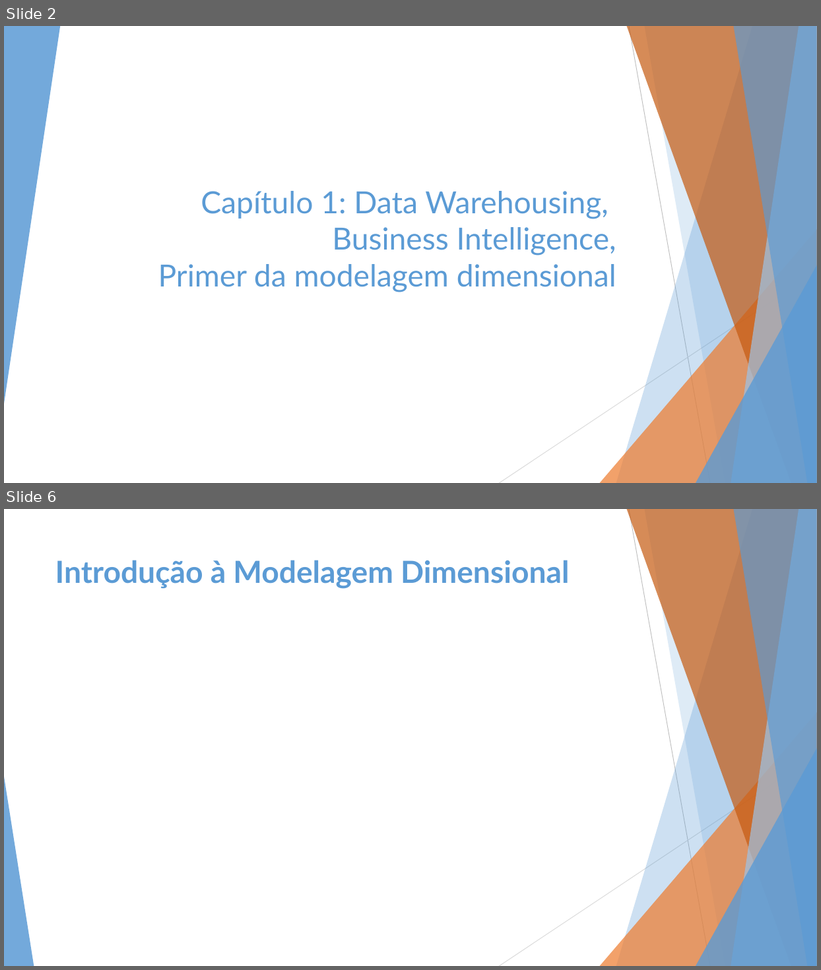
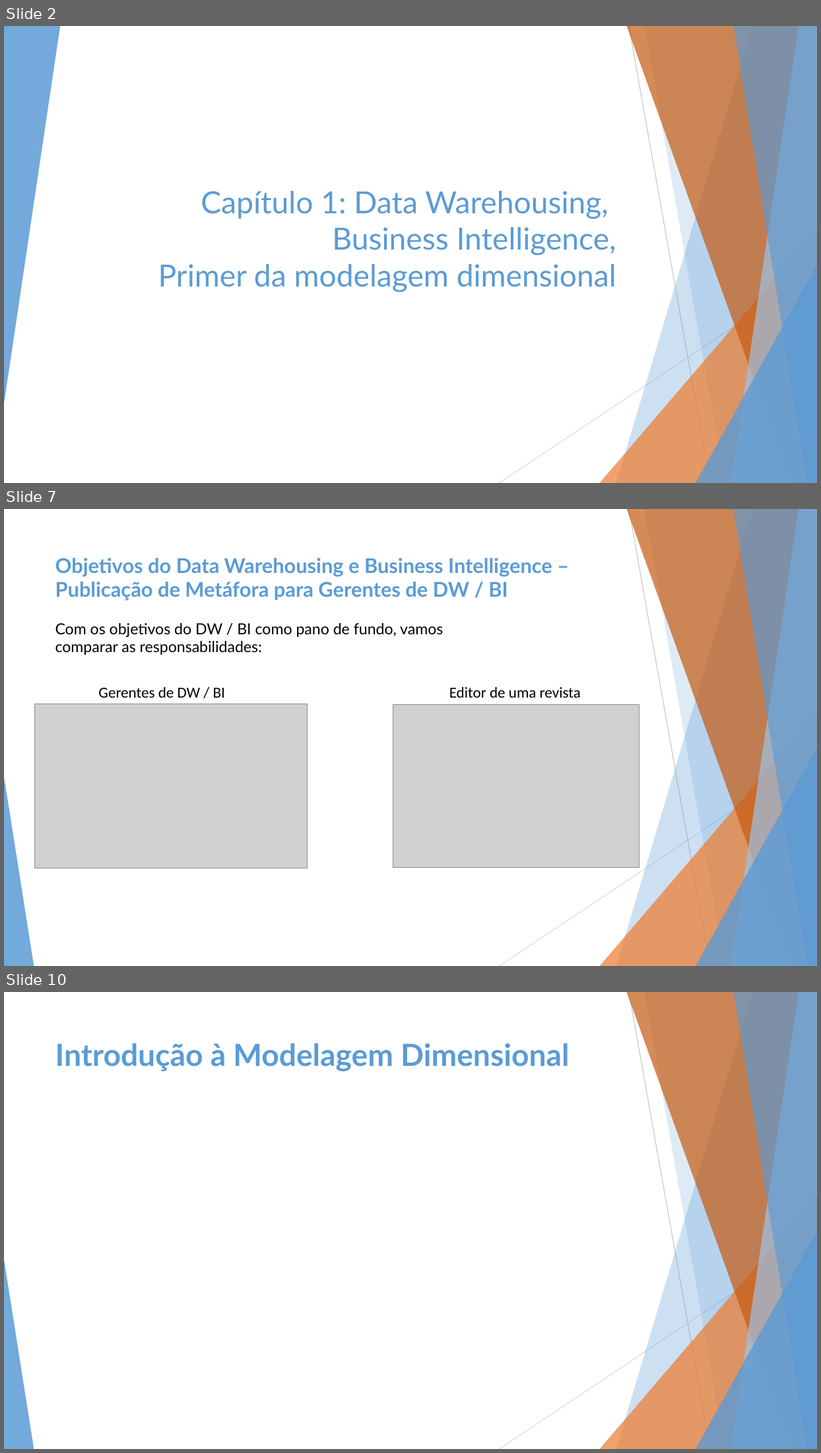
Before and after one commit to gutierrecunha/TheDataWarehouseToolkit_3rdEdition_PtBr, a slide deck: Apresentação/Cap1_theDataWarehouse.pptx. Shown one above the other, each under a label of ours: slides 2 and 6 before the commit, slides 2, 7 and 10 after it; the slides between them are not shown. The pictures are 821x970 and 821x1453 pixels, drawn with LibreOffice and Linux fonts; fonts in the diff are those of the drawing; grey boxes stand for pictures. Boxes give left, top, right and bottom in pixels: in the first picture for what was removed or moved away, otherwise in the second. Text is boxed around its words. In the diff, an @@ line names an element or a change of style, - is before the commit and + after.

```diff
--- a/Apresentação/Cap1_theDataWarehouse.pptx
+++ b/Apresentação/Cap1_theDataWarehouse.pptx
@@ slide 7 added at <box>4,509,817,966</box>, background #FFFFFF; not listed: 10 template elements that a slide beside it also shows @@
@@ title added at <box>55,558,552,601</box>, 24 pt, text #5B9BD5, bold @@
+Objetivos do Data Warehousing e Business Intelligence –
+Publicação de Metáfora para Gerentes de DW / BI
@@ text added at <box>55,623,443,655</box>, 18 pt, text #000000 @@
+Com os objetivos do DW / BI como pano de fundo, vamos comparar as responsabilidades:
@@ picture added at <box>35,704,307,868</box> @@
@@ text added at <box>98,687,225,698</box>, 18 pt, text #000000 @@
+Gerentes de DW / BI
@@ picture added at <box>393,705,640,868</box> @@
@@ text added at <box>450,687,581,698</box>, 18 pt, text #000000 @@
+Editor de uma revista
@@ what was slide 6 is now slide 10 @@
```
Also in this commit, not shown: 3 slides changed, 3 other slides added.
